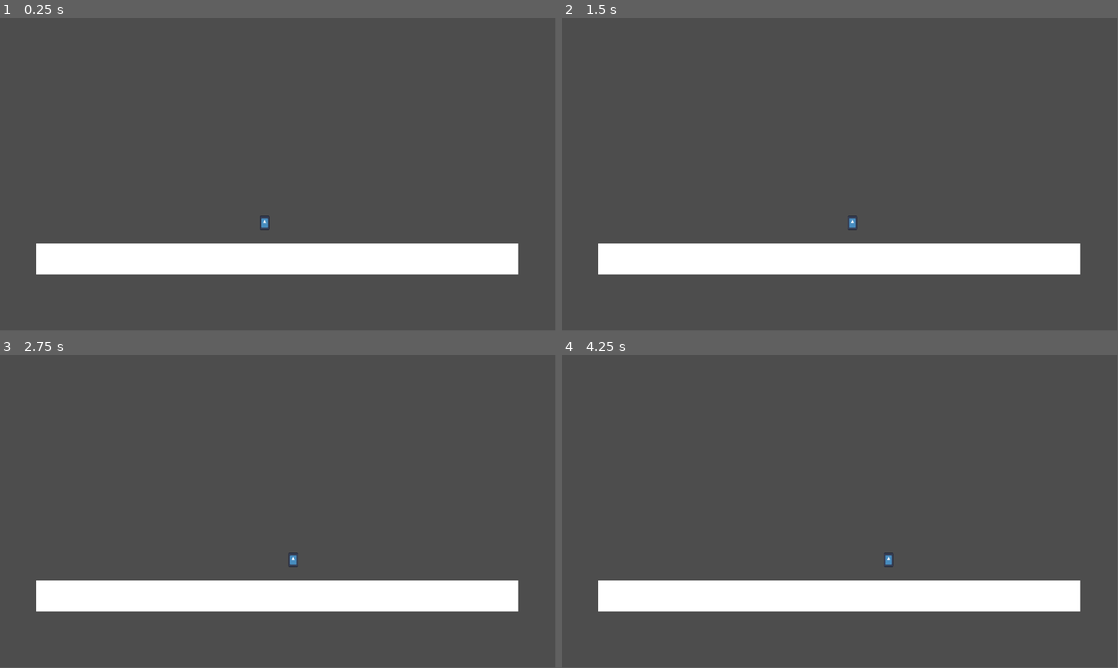
Above: before the commit, frames 1-4 (two rows, left to right).
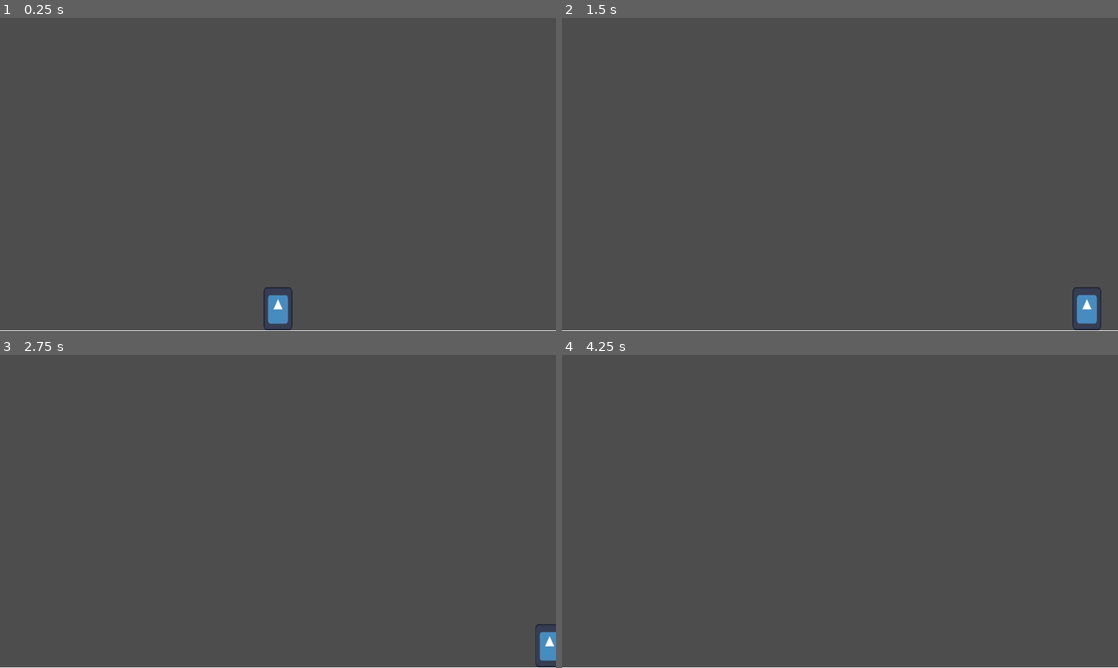
Above: after the commit, the same moments.

Repository: Bryce-Dixon/godot-2d-parametric-player-controller
Game: Godot game, scene res://parametric_player_controller_2d/TestScene.tscn
Same seed, same stepped clock (60 frames per second), same inputs: the game is played once before the commit and once after it. The engine's default icon, where the game draws it, is replaced by a stand-in: a white triangle on a blue panel in a dark square.
Inputs:
- Up to frame 1 (0.25 s): no input
- Up to frame 2 (1.5 s): tap Enter at 0.5 s; hold Right (ui_right) from 0.53 s (still down); tap Up (ui_up) at 0.77 s
- Up to frame 3 (2.75 s): tap Up (ui_up) at 1.52 s; release Right (ui_right) at 2.03 s; hold Left (ui_left) from 2.03 s (still down)
- Up to frame 4 (4.25 s): release Left (ui_left) at 2.78 s; hold Right (ui_right) from 2.78 s (still down); tap Up (ui_up) at 3.02, 3.77 s
In our replay, the window is 799x449 before the commit and 800x450 after it. These sizes can differ from the game's own. Grey fills any space a smaller window leaves; there, only what the larger window draws over its background counts as a difference.

The runs differ from the first frame. In frame 1, 9.3% of the frame differs, in the area x 6-100%, y 0-100%; in frame 2, 9.3%; in frame 3, 9.2%; in frame 4, 8.9%.

Commit message:
Added jumping functionality

Diff:
--- a/parametric_player_controller_2d/TestScene.tscn
+++ b/parametric_player_controller_2d/TestScene.tscn
@@ -1,22 +1,25 @@
-[gd_scene load_steps=7 format=3 uid="uid://e8fh33bpu2o7"]
+[gd_scene load_steps=8 format=3 uid="uid://e8fh33bpu2o7"]
 
 [ext_resource type="PackedScene" uid="uid://ccd2oam5mf8u5" path="res://parametric_player_controller_2d/parametric_player_controller_2d.scn" id="1_rtm4w"]
 [ext_resource type="Script" uid="uid://k3rrvnuvbisk" path="res://parametric_player_controller_2d/movement_data.gd" id="2_6h6fy"]
 [ext_resource type="Texture2D" uid="uid://cytco0ictpgmt" path="res://icon.svg" id="3_0hlh3"]
+[ext_resource type="Script" uid="uid://c7anptjcggiri" path="res://parametric_player_controller_2d/jump_data.gd" id="3_6h6fy"]
 
-[sub_resource type="Resource" id="Resource_rtm4w"]
+[sub_resource type="Resource" id="Resource_0hlh3"]
 script = ExtResource("2_6h6fy")
-velocity = 60.0
-acceleration_time = 0.13
-deceleration_time = 0.125
+velocity = 200.0
+acceleration_time = 0.25
+aerial_acceleration_ratio = 0.75
+deceleration_time = 0.1
+aerial_deceleration_ratio = 0.75
 metadata/_custom_type_script = "uid://k3rrvnuvbisk"
 
-[sub_resource type="Resource" id="Resource_juhqo"]
-script = ExtResource("2_6h6fy")
-velocity = 120.0
-acceleration_time = 0.13
-deceleration_time = 0.125
-metadata/_custom_type_script = "uid://k3rrvnuvbisk"
+[sub_resource type="Resource" id="Resource_6h6fy"]
+script = ExtResource("3_6h6fy")
+min_height = 20.0
+max_height = 120.0
+seconds_to_max_height = 0.5
+metadata/_custom_type_script = "uid://c7anptjcggiri"
 
 [sub_resource type="RectangleShape2D" id="RectangleShape2D_rtm4w"]
 size = Vector2(1000, 64)
@@ -25,10 +28,12 @@
 
 [node name="Player" parent="." instance=ExtResource("1_rtm4w")]
 position = Vector2(549, 440)
-movement_types = Dictionary[StringName, ExtResource("2_6h6fy")]({
-&"running": SubResource("Resource_juhqo"),
-&"walking": SubResource("Resource_rtm4w")
-})
+movement_data = SubResource("Resource_0hlh3")
+jump_data = SubResource("Resource_6h6fy")
+terminal_velocity = 480.0
+input_left_action_name = &"player_left"
+input_right_action_name = &"player_right"
+input_jump_action_name = &"player_jump"
 
 [node name="Icon" type="Sprite2D" parent="Player"]
 position = Vector2(-4.23193e-06, -15)
@@ -43,3 +48,7 @@
 
 [node name="CollisionShape2D" type="CollisionShape2D" parent="Ground"]
 shape = SubResource("RectangleShape2D_rtm4w")
+
+[node name="Camera2D" type="Camera2D" parent="."]
+position = Vector2(549, 360)
+zoom = Vector2(1.66, 1.66)
--- a/parametric_player_controller_2d/jump_data.gd
+++ b/parametric_player_controller_2d/jump_data.gd
@@ -1,6 +1,21 @@
 class_name ParametricPlayerController2DJumpData extends Resource
 
 ## Height to reach after pressing [member input_jump_action_name] for one frame
-@export var min_height := 40.0
+@export var min_height := 40.0:
+  set(value):
+    min_height = clampf(value, 0.0, max_height)
 ## Height to reach after holding [member input_jump_action_name] for as long as possible
-@export var max_height := 40.0
+@export var max_height := 120.0:
+  set(value):
+    max_height = maxf(value, min_height)
+## Time it takes to reach [member jump_max_height] from holding [member input_jump_action_name]
+@export var seconds_to_max_height := 1.0
+
+func get_velocity() -> float:
+  return (-2.0 * max_height) / seconds_to_max_height
+
+func get_max_height_gravity() -> float:
+  return -get_velocity() / seconds_to_max_height
+
+func get_min_height_gravity() -> float:
+  return get_max_height_gravity() * max_height / min_height
--- a/parametric_player_controller_2d/movement_data.gd
+++ b/parametric_player_controller_2d/movement_data.gd
@@ -13,6 +13,10 @@
   set(_value):
     push_warning("ParametricPlayerController2DMovementData.acceleration cannot be set directly")
 
+## Multiplier on the acceleration when the character is in the air.[br]
+## Lower to give the character more sluggish response when airborn.
+@export_range(0.0, 1.0, 0.01, "or_greater") var aerial_acceleration_ratio := 1.0
+
 ## Seconds it takes to arrive at rest from [member velocity] when no inputs are provided[br]
 ## Lower values lead to snappier movement, higher values lead to more sluggish movement
 @export_range(0.0, 100.0, 0.01, "hide_slider", "or_greater") var deceleration_time := 0.125
@@ -23,3 +27,8 @@
     return velocity / deceleration_time
   set(_value):
     push_warning("ParametricPlayerController2DMovementData.deceleration cannot be set directly")
+
+## Multiplier on the deceleration when the character is in the air.[br]
+## Lower to give the character more sluggish response when airborn.[br]
+## Recommended to keep the same or lower than [member aerial_acceleration_ratio].
+@export_range(0.0, 1.0, 0.01, "or_greater") var aerial_deceleration_ratio := 1.0
--- a/parametric_player_controller_2d/parametric_player_controller_2d.gd
+++ b/parametric_player_controller_2d/parametric_player_controller_2d.gd
@@ -21,70 +21,55 @@
   get:
     return shape.shape.height
 
-@export var movement_types: Dictionary[StringName, ParametricPlayerController2DMovementData] = {
-  &"walking": null
-}:
-  set(value):
-    for key: StringName in value.keys():
-      if key in movement_types and value[key] == null:
-        continue
-      elif key.strip_edges().is_empty():
-        continue
-      movement_types[key] = ParametricPlayerController2DMovementData.new() if value[key] == null else value[key]
-    for key: StringName in movement_types.keys():
-      if key not in value:
-        movement_types.erase(key)
-    if movement_types.size() == 0:
-      movement_types[&"walking"] = ParametricPlayerController2DMovementData.new()
-    if default_movement_type_name not in movement_types.keys():
-      default_movement_type_name = movement_types.keys().front()
-    notify_property_list_changed()
+@export var movement_data := ParametricPlayerController2DMovementData.new()
+var goal_horizontal_velocity: float
+## Can be overridden to specify custom acceleration behavior (eg: dashing)
+func _get_horizontal_acceleration() -> float:
+  if is_decelerating_horizontally():
+    if is_on_floor():
+      return movement_data.deceleration
+    return movement_data.deceleration * movement_data.aerial_deceleration_ratio
+  if is_on_floor():
+    return movement_data.acceleration
+  return movement_data.acceleration * movement_data.aerial_acceleration_ratio
 
-var default_movement_type_name: StringName:
-  set(value):
-    if value not in movement_types.keys():
-      push_warning("Attempting to set default_movement_type_name to an invalid value")
-      return
-    default_movement_type_name = value
-  get:
-    if default_movement_type_name not in movement_types.keys():
-      return &""
-    return default_movement_type_name
 
-@onready var current_movement_type_name: StringName = default_movement_type_name:
-  set(value):
-    if value not in movement_types.keys():
-      push_warning("Attempting to set current_movement_type_name to an invalid value")
-      return
-    current_movement_type_name = value
-  get:
-    if current_movement_type_name not in movement_types.keys():
-      return default_movement_type_name
-    return current_movement_type_name
-var current_movement_type: ParametricPlayerController2DMovementData:
-  get:
-    return movement_types.get(current_movement_type_name, movement_types.get(default_movement_type_name))
-  set(_value):
-    push_warning("current_movement_type is read-only")
+func is_accelerating_horizontally() -> bool:
+  return (
+    sign(velocity.x) == sign(goal_horizontal_velocity)
+    and absf(goal_horizontal_velocity) > 0.01
+    and absf(goal_horizontal_velocity) > absf(velocity.x)
+  )
 
+func is_decelerating_horizontally() -> bool:
+  return (
+    absf(goal_horizontal_velocity) < 0.01
+    or sign(velocity.x) != sign(goal_horizontal_velocity)
+    or absf(goal_horizontal_velocity) < absf(velocity.x)
+  )
+
+# Exported manually via _get_property_list
 var input_left_action_name := &"ui_left"
 var input_right_action_name := &"ui_right"
 var input_jump_action_name := &"ui_up"
 
-@export_group("Jumping", "jump_")
-## Height to reach after pressing [member input_jump_action_name] for one frame
-@export var jump_min_height := 40.0
-## Height to reach after holding [member input_jump_action_name] for as long as possible
-@export var jump_max_height := 40.0
+@export var jump_data := ParametricPlayerController2DJumpData.new()
+var jumping := false
+## Maximum falling speed
+@export var terminal_velocity := 120.0
+## Can be overridden to specify custom falling behavior (eg: fast-falling while holding down)
+func _get_terminal_velocity() -> float:
+  return terminal_velocity
+
+## Can be overridden to specify custom falling behavior (eg: fast-falling while holding down)
+func _get_gravity() -> float:
+  if not jumping and velocity.y < 0.0:
+    return jump_data.get_min_height_gravity()
+  return jump_data.get_max_height_gravity()
 
 func _get_property_list() -> Array[Dictionary]:
+  InputMap.load_from_project_settings()
   var property_list: Array[Dictionary] = [
-    {
-      name = &"default_movement_type_name",
-      type = TYPE_STRING,
-      hint = PROPERTY_HINT_ENUM,
-      hint_string = ",".join(movement_types.keys())
-    },
     {
       name = &"Inputs",
       type = TYPE_NIL,
@@ -119,11 +104,19 @@
 func _physics_process(delta: float) -> void:
   if Engine.is_editor_hint():
     return
-  var goal_horizontal_velocity := Input.get_axis(input_left_action_name, input_right_action_name) * current_movement_type.velocity
+  goal_horizontal_velocity = Input.get_axis(input_left_action_name, input_right_action_name) * movement_data.velocity
   velocity.x = move_toward(
     velocity.x,
     goal_horizontal_velocity,
-    delta * (current_movement_type.deceleration if is_zero_approx(goal_horizontal_velocity) else current_movement_type.acceleration)
+    delta * _get_horizontal_acceleration()
   )
+  ## TODO: Input buffering and coyote time for jumping
+  if is_on_floor():
+    if Input.is_action_just_pressed(input_jump_action_name):
+      jumping = true
+      velocity.y = jump_data.get_velocity()
+  if jumping:
+    if not Input.is_action_pressed(input_jump_action_name) or velocity.y >= 0.0:
+      jumping = false
+  velocity.y = minf(velocity.y + delta * _get_gravity(), _get_terminal_velocity())
   move_and_slide()
-  prints("velocity:", velocity)
--- a/project.godot
+++ b/project.godot
@@ -14,3 +14,36 @@
 run/main_scene="uid://e8fh33bpu2o7"
 config/features=PackedStringArray("4.4", "Forward Plus")
 config/icon="res://icon.svg"
+
+[display]
+
+window/size/viewport_width=1280
+window/size/viewport_height=720
+window/size/initial_screen=1
+window/stretch/mode="canvas_items"
+window/stretch/scale=2.0
+
+[input]
+
+player_left={
+"deadzone": 0.2,
+"events": [Object(InputEventKey,"resource_local_to_scene":false,"resource_name":"","device":-1,"window_id":0,"alt_pressed":false,"shift_pressed":false,"ctrl_pressed":false,"meta_pressed":false,"pressed":false,"keycode":0,"physical_keycode":65,"key_label":0,"unicode":97,"location":0,"echo":false,"script":null)
+, Object(InputEventKey,"resource_local_to_scene":false,"resource_name":"","device":-1,"window_id":0,"alt_pressed":false,"shift_pressed":false,"ctrl_pressed":false,"meta_pressed":false,"pressed":false,"keycode":0,"physical_keycode":4194319,"key_label":0,"unicode":0,"location":0,"echo":false,"script":null)
+, Object(InputEventJoypadButton,"resource_local_to_scene":false,"resource_name":"","device":-1,"button_index":13,"pressure":0.0,"pressed":true,"script":null)
+, Object(InputEventJoypadMotion,"resource_local_to_scene":false,"resource_name":"","device":-1,"axis":0,"axis_value":-1.0,"script":null)
+]
+}
+player_right={
+"deadzone": 0.2,
+"events": [Object(InputEventKey,"resource_local_to_scene":false,"resource_name":"","device":-1,"window_id":0,"alt_pressed":false,"shift_pressed":false,"ctrl_pressed":false,"meta_pressed":false,"pressed":false,"keycode":0,"physical_keycode":68,"key_label":0,"unicode":100,"location":0,"echo":false,"script":null)
+, Object(InputEventKey,"resource_local_to_scene":false,"resource_name":"","device":-1,"window_id":0,"alt_pressed":false,"shift_pressed":false,"ctrl_pressed":false,"meta_pressed":false,"pressed":false,"keycode":0,"physical_keycode":4194321,"key_label":0,"unicode":0,"location":0,"echo":false,"script":null)
+, Object(InputEventJoypadButton,"resource_local_to_scene":false,"resource_name":"","device":-1,"button_index":14,"pressure":0.0,"pressed":true,"script":null)
+, Object(InputEventJoypadMotion,"resource_local_to_scene":false,"resource_name":"","device":-1,"axis":0,"axis_value":1.0,"script":null)
+]
+}
+player_jump={
+"deadzone": 0.2,
+"events": [Object(InputEventKey,"resource_local_to_scene":false,"resource_name":"","device":-1,"window_id":0,"alt_pressed":false,"shift_pressed":false,"ctrl_pressed":false,"meta_pressed":false,"pressed":false,"keycode":0,"physical_keycode":32,"key_label":0,"unicode":32,"location":0,"echo":false,"script":null)
+, Object(InputEventJoypadButton,"resource_local_to_scene":false,"resource_name":"","device":-1,"button_index":0,"pressure":0.0,"pressed":true,"script":null)
+]
+}
